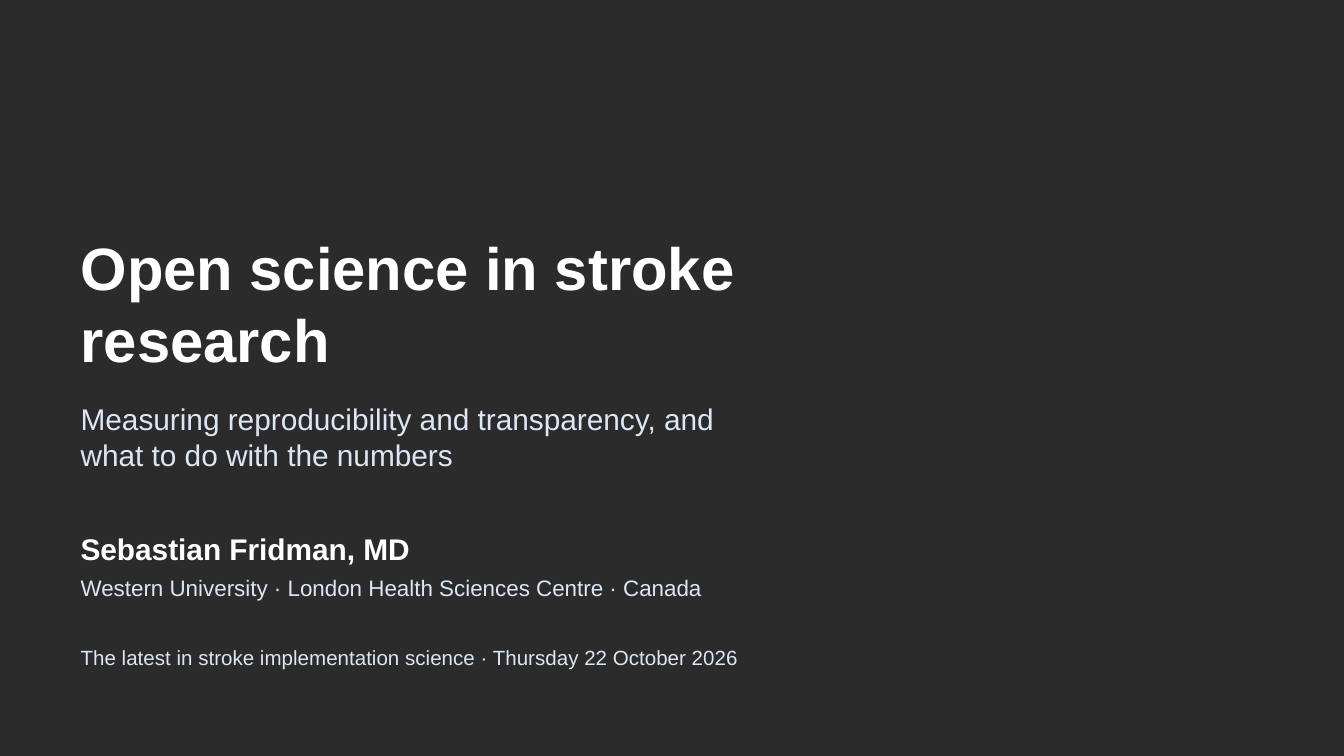
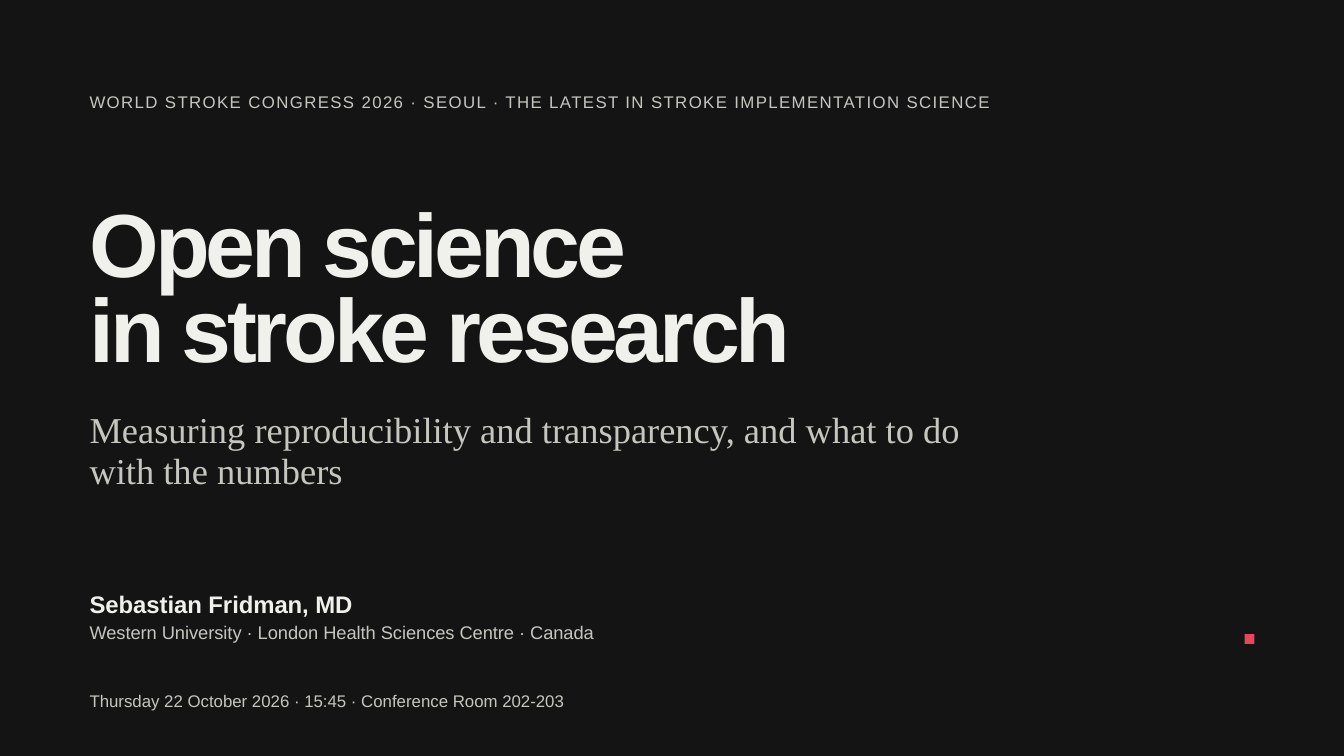
Before and after one commit to Friseeb/stroke_open_science, a slide deck: slide 1 of talk/deck/congress/Fridman_WSC2026_open_science.pptx. Drawn at 1344x756 pixels with LibreOffice and Linux fonts; fonts in the diff are those of the drawing; background and template pictures are left out; a plain dark background stands for a picture behind light text. Boxes give left, top, right and bottom in pixels: in the first picture for what was removed or moved away, otherwise in the second. Text is boxed around its words. In the diff, an @@ line names an element or a change of style, - is before the commit and + after.

```diff
--- a/talk/deck/congress/Fridman_WSC2026_open_science.pptx
+++ b/talk/deck/congress/Fridman_WSC2026_open_science.pptx
@@ background picture (left out) to #141414 @@
@@ text added at (90, 96, 990, 108), 9 pt, text #C6C6C0 @@
+WORLD STROKE CONGRESS 2026 · SEOUL · THE LATEST IN STROKE IMPLEMENTATION SCIENCE
@@ title "Open science in stroke research": place and size @@
-title "Open science in stroke research" at (81, 246, 734, 363)
+title "Open science in stroke research" at (90, 212, 790, 363)
@@ title "Open science in stroke research" at (90, 212, 790, 363): size 32 to 48 pt, text colour #FFFFFF to #F0F0EC, letter spacing 0 to -2.2 pt; line spacing 1 to 45.6pt @@
@@ text "Measuring reproducibility and transparency, and ...": place and size @@
-text "Measuring reproducibility and transparency, and ..." at (81, 408, 714, 467)
+text "Measuring reproducibility and transparency, and ..." at (90, 417, 959, 485)
@@ text "Measuring reproducibility and transparency, and ..." at (90, 417, 959, 485): size 16 to 19.5 pt, font Arial to Times New Roman, text colour #DCE6F5 to #C6C6C0; line spacing 1 to 22.4pt @@
@@ text "Sebastian Fridman, MD": place and size @@
-text "Sebastian Fridman, MD" at (81, 538, 409, 565)
+text "Sebastian Fridman, MD" at (90, 595, 352, 617)
@@ text "Sebastian Fridman, MD" at (90, 595, 352, 617): size 16 to 12.8 pt, text colour #FFFFFF to #F0F0EC; line spacing 1 to 14.7pt @@
@@ text "Western University · London Health ...": place and size @@
-text "Western University · London Health ..." at (81, 579, 701, 601)
+text "Western University · London Health ..." at (90, 625, 594, 643)
@@ text "Western University · London Health ..." at (90, 625, 594, 643): size 12 to 9.8 pt, text colour #DCE6F5 to #C6C6C0; line spacing 1 to 11.2pt @@
@@ text removed at (81, 650, 738, 670) @@
-The latest in stroke implementation science · Thursday 22 October 2026
@@ rectangle added at (1245, 634, 1254, 644), fill #E8475B @@
@@ text added at (90, 695, 564, 711), 9 pt, text #C6C6C0 @@
+Thursday 22 October 2026 · 15:45 · Conference Room 202-203
```
Also in this commit, not shown: 2 other slides changed, 5 other files.
